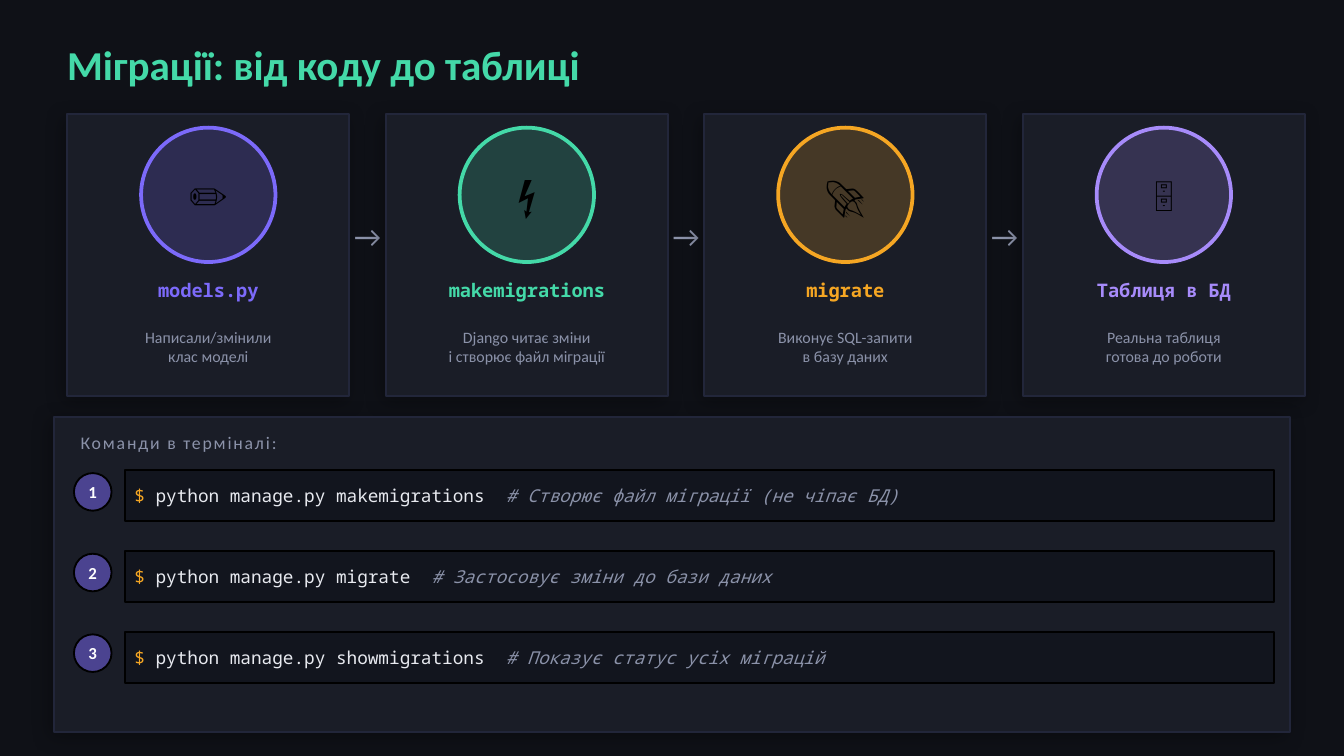
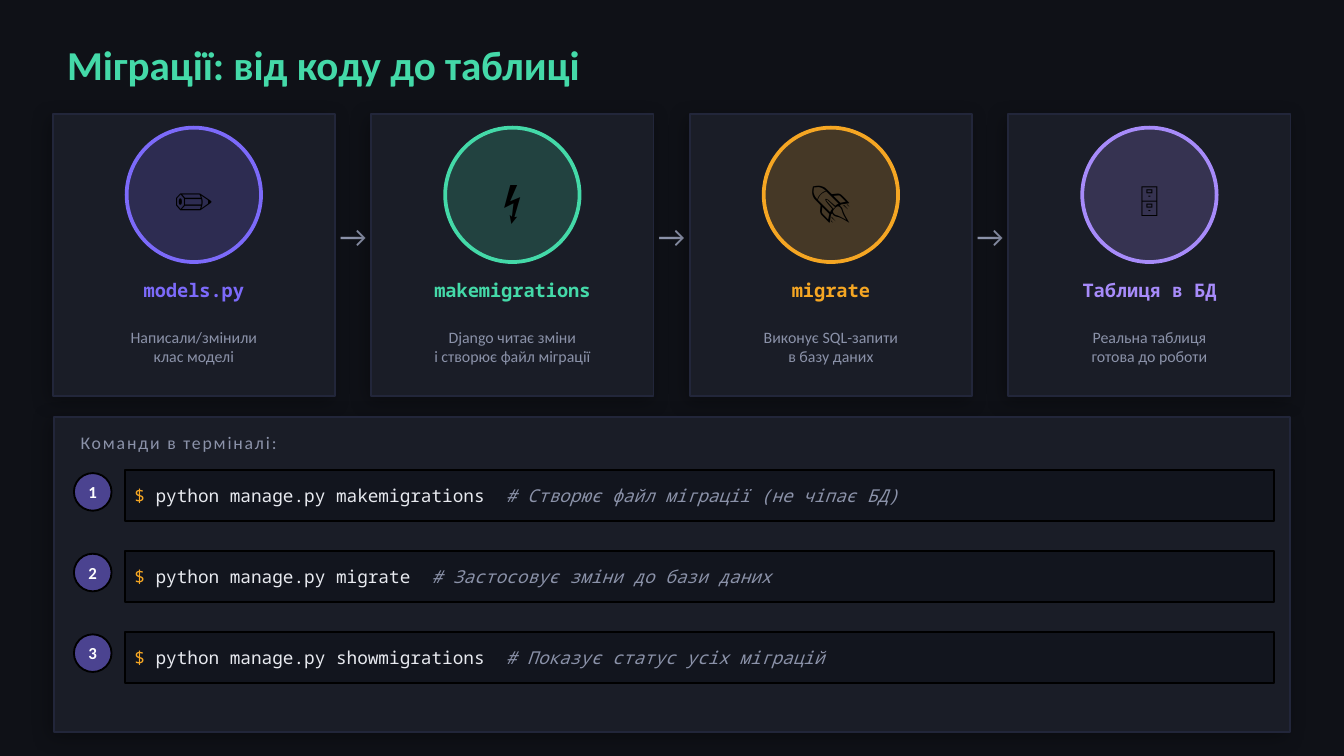
Before and after one commit to dmitriy-shtefan/python-back-2026, a slide deck: slide 9 of заняття_10/django_models.pptx. Drawn at 1344x756 pixels with LibreOffice and Linux fonts; fonts in the diff are those of the drawing. Boxes give left, top, right and bottom in pixels: in the first picture for what was removed or moved away, otherwise in the second. Text is boxed around its words. In the diff, an @@ line names an element or a change of style, - is before the commit and + after.

```diff
--- a/заняття_10/django_models.pptx
+++ b/заняття_10/django_models.pptx
@@ 11 texts, 4 ellipses, 4 rectangles: place and size @@
-11 texts, 4 ellipses, 4 rectangles at (67, 114, 1305, 396)
+11 texts, 4 ellipses, 4 rectangles at (52, 114, 1290, 396)
@@ 4 texts: place and size @@
-4 texts at (141, 128, 1231, 262)
+4 texts at (126, 133, 1216, 267)
```
Also in this commit, not shown: 18 other files.
